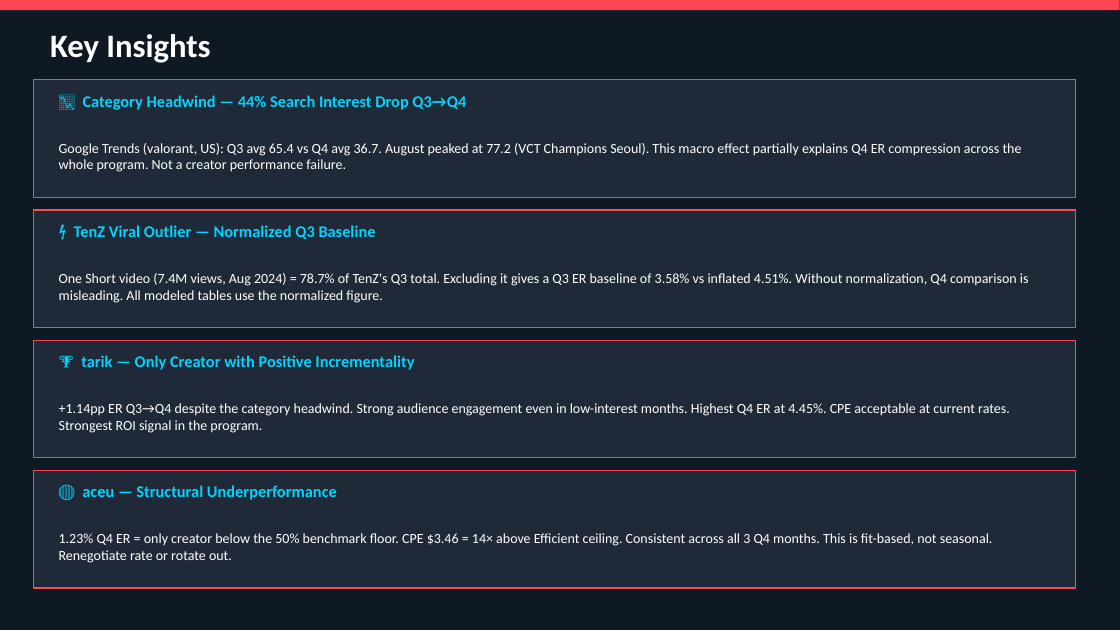
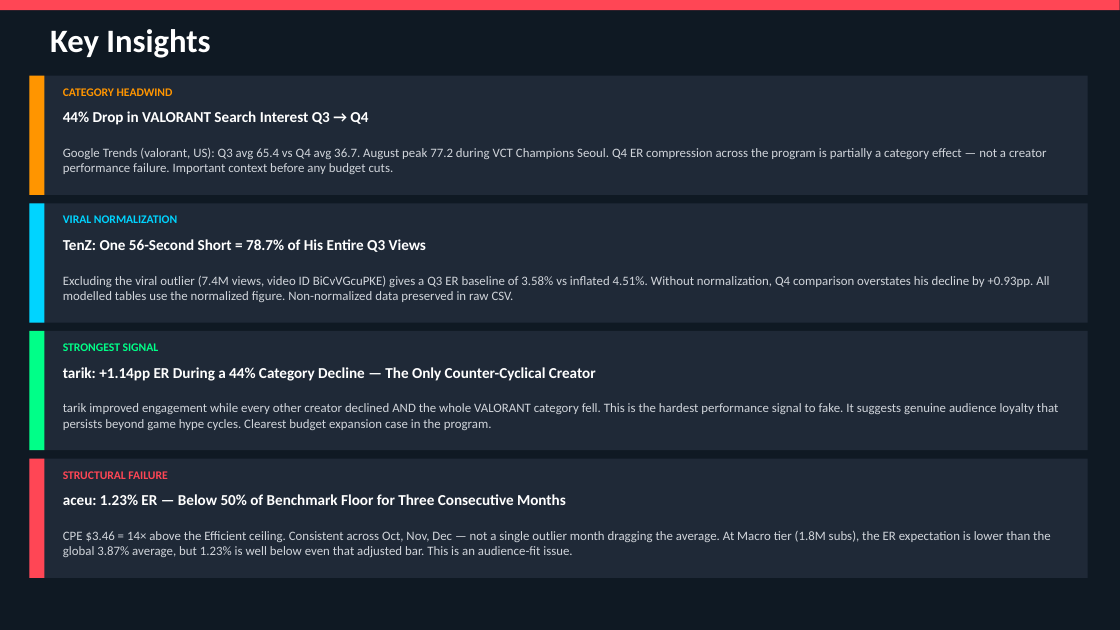
Before and after one commit to sachinjain2000/hardscope-assessment, a slide deck: slide 3 of outputs/VALORANT_Creator_QBR_Q3Q4_2024.pptx. Drawn at 1120x630 pixels with LibreOffice and Linux fonts; fonts in the diff are those of the drawing. Boxes give left, top, right and bottom in pixels: in the first picture for what was removed or moved away, otherwise in the second. Text is boxed around its words. In the diff, an @@ line names an element or a change of style, - is before the commit and + after.

```diff
--- a/outputs/VALORANT_Creator_QBR_Q3Q4_2024.pptx
+++ b/outputs/VALORANT_Creator_QBR_Q3Q4_2024.pptx
@@ text "Key Insights" moved from (x1=50, y1=34, x2=210, y2=63) to (x1=50, y1=29, x2=210, y2=58) @@
@@ rectangle resized from (x1=34, y1=80, x2=1075, y2=197) to (x1=29, y1=76, x2=1088, y2=195) @@
@@ rectangle added at (x1=29, y1=76, x2=45, y2=195), fill #FF9500 @@
@@ text added at (x1=63, y1=88, x2=173, y2=96), 10 pt, text #FF9500, bold @@
+CATEGORY HEADWIND
@@ text at (x1=63, y1=111, x2=368, y2=125): text changed; size 14 to 13 pt; text colour #00D4FF to #FFFFFF @@
-📉 Category Headwind — 44% Search Interest Drop Q3→Q4
+44% Drop in VALORANT Search Interest Q3 → Q4
@@ text at (x1=63, y1=148, x2=1047, y2=174): text changed; size 12 to 11 pt; text colour #FFFFFF to #D1D5DB @@
-Google Trends (valorant, US): Q3 avg 65.4 vs Q4 avg 36.7. August peaked at 77.2 (VCT Champions Seoul). This macro effect partially explains Q4 ER compression across the whole program. Not a creator performance failure.
+Google Trends (valorant, US): Q3 avg 65.4 vs Q4 avg 36.7. August peak 77.2 during VCT Champions Seoul. Q4 ER compression across the program is partially a category effect — not a creator performance failure. Important context before any budget cuts.
@@ rectangle resized from (x1=34, y1=210, x2=1075, y2=328) to (x1=29, y1=203, x2=1088, y2=323) @@
@@ rectangle added at (x1=29, y1=203, x2=45, y2=323), fill #00D4FF @@
@@ text at (x1=63, y1=239, x2=426, y2=252): text changed; size 14 to 13 pt; text colour #00D4FF to #FFFFFF @@
-⚡ TenZ Viral Outlier — Normalized Q3 Baseline
+TenZ: One 56-Second Short = 78.7% of His Entire Q3 Views
@@ text added at (x1=63, y1=215, x2=177, y2=223), 10 pt, text #00D4FF, bold @@
+VIRAL NORMALIZATION
@@ text at (x1=63, y1=276, x2=1049, y2=302): text changed; size 12 to 11 pt; text colour #FFFFFF to #D1D5DB @@
-One Short video (7.4M views, Aug 2024) = 78.7% of TenZ's Q3 total. Excluding it gives a Q3 ER baseline of 3.58% vs inflated 4.51%. Without normalization, Q4 comparison is misleading. All modeled tables use the normalized figure.
+Excluding the viral outlier (7.4M views, video ID BiCvVGcuPKE) gives a Q3 ER baseline of 3.58% vs inflated 4.51%. Without normalization, Q4 comparison overstates his decline by +0.93pp. All modelled tables use the normalized figure. Non-normalized data preserved in raw CSV.
@@ rectangle resized from (x1=34, y1=340, x2=1075, y2=458) to (x1=29, y1=331, x2=1088, y2=450) @@
@@ rectangle added at (x1=29, y1=331, x2=45, y2=450), fill #00FF88 @@
@@ text added at (x1=63, y1=343, x2=159, y2=351), 10 pt, text #00FF88, bold @@
+STRONGEST SIGNAL
@@ text at (x1=63, y1=367, x2=596, y2=381): text changed; size 14 to 13 pt; text colour #00D4FF to #FFFFFF @@
-🏆 tarik — Only Creator with Positive Incrementality
+tarik: +1.14pp ER During a 44% Category Decline — The Only Counter-Cyclical Creator
@@ text removed at (x1=59, y1=403, x2=1010, y2=433) @@
-+1.14pp ER Q3→Q4 despite the category headwind. Strong audience engagement even in low-interest months. Highest Q4 ER at 4.45%. CPE acceptable at current rates. Strongest ROI signal in the program.
@@ text added at (x1=63, y1=403, x2=1058, y2=430), 11 pt, text #D1D5DB @@
+tarik improved engagement while every other creator declined AND the whole VALORANT category fell. This is the hardest performance signal to fake. It suggests genuine audience loyalty that persists beyond game hype cycles. Clearest budget expansion case in the program.
@@ outline #FF4655 1 pt to none in 4 elements at (x1=29, y1=76, x2=1088, y2=195), (x1=29, y1=203, x2=1088, y2=323), (x1=29, y1=331, x2=1088, y2=450), (x1=29, y1=459, x2=1088, y2=578) @@
@@ rectangle resized from (x1=34, y1=471, x2=1075, y2=588) to (x1=29, y1=459, x2=1088, y2=578) @@
@@ rectangle added at (x1=29, y1=459, x2=45, y2=578), fill #FF4655 @@
@@ text added at (x1=63, y1=471, x2=167, y2=479), 10 pt, text #FF4655, bold @@
+STRUCTURAL FAILURE
@@ text added at (x1=63, y1=494, x2=566, y2=505), 13 pt, text #FFFFFF, bold @@
+aceu: 1.23% ER — Below 50% of Benchmark Floor for Three Consecutive Months
@@ text removed at (x1=82, y1=485, x2=337, y2=500) @@
-🔴 aceu — Structural Underperformance
@@ text at (x1=63, y1=531, x2=1050, y2=557): text changed; size 12 to 11 pt; text colour #FFFFFF to #D1D5DB @@
-1.23% Q4 ER = only creator below the 50% benchmark floor. CPE $3.46 = 14× above Efficient ceiling. Consistent across all 3 Q4 months. This is fit-based, not seasonal. Renegotiate rate or rotate out.
+CPE $3.46 = 14× above the Efficient ceiling. Consistent across Oct, Nov, Dec — not a single outlier month dragging the average. At Macro tier (1.8M subs), the ER expectation is lower than the global 3.87% average, but 1.23% is well below even that adjusted bar. This is an audience-fit issue.
```
Also in this commit, not shown: 2 other slides changed, 3 slides added, 2 slides removed, 5 other files.
